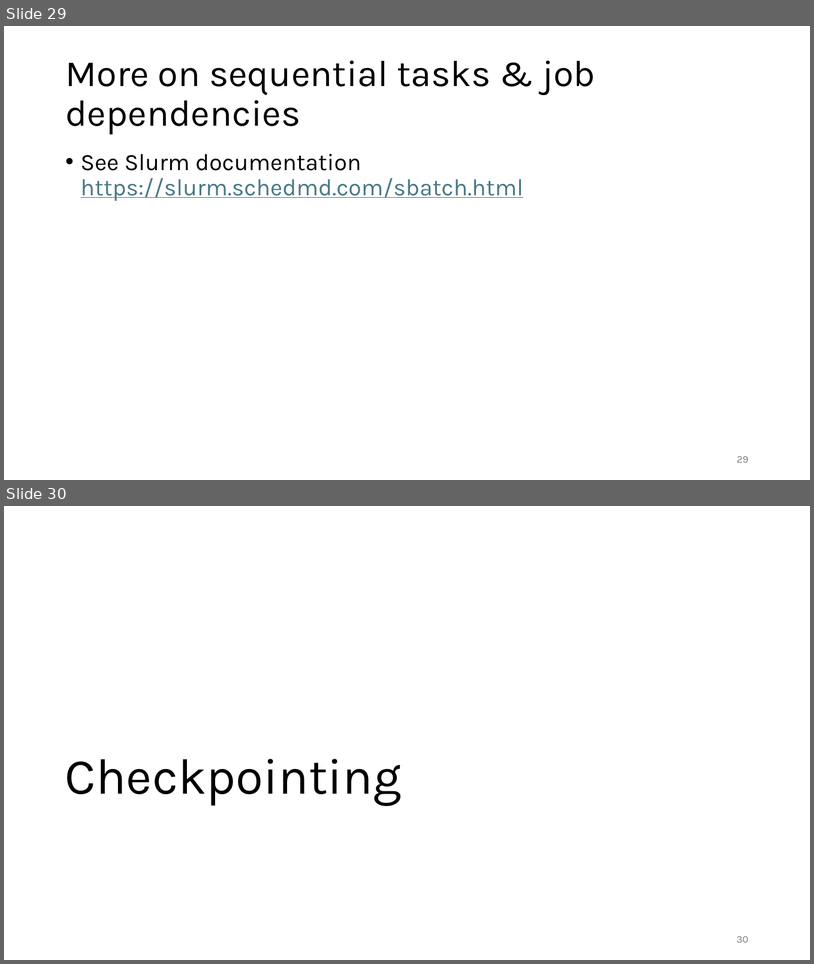
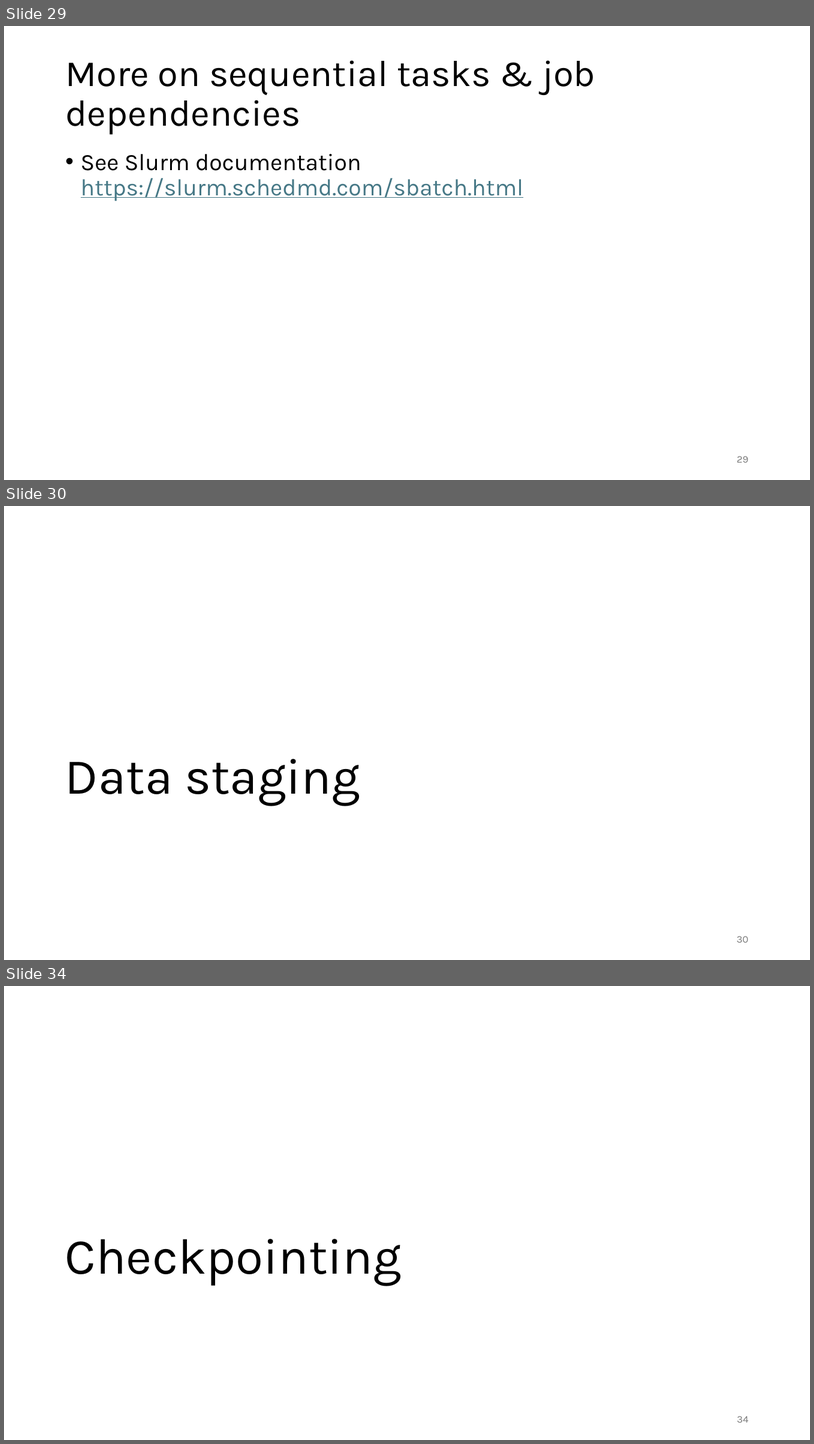
Before and after one commit to gjbex/Workflows-for-HPC, a slide deck: workflow_for_HPC.pptx. Shown one above the other, each under a label of ours: slides 29 and 30 before the commit, slides 29, 30 and 34 after it; the slides between them are not shown. The pictures are 814x964 and 814x1444 pixels, drawn with LibreOffice and Linux fonts; fonts in the diff are those of the drawing. Boxes give left, top, right and bottom in pixels: in the first picture for what was removed or moved away, otherwise in the second. Text is boxed around its words. In the diff, an @@ line names an element or a change of style, - is before the commit and + after.

Commit message:
Add section on data staging

```diff
--- a/workflow_for_HPC.pptx
+++ b/workflow_for_HPC.pptx
@@ slide 30 added at <box>4,506,810,960</box>, background #FFFFFF @@
@@ title added at <box>65,759,360,805</box>, 60 pt, text #000000 @@
+Data staging
@@ page number added at <box>737,936,749,942</box>, 12 pt, text #797979 @@
+30
@@ what was slide 30 is now slide 34 @@
@@ page number at <box>737,1416,749,1422</box>: text changed @@
-30
+34
```
Also in this commit, not shown: 4 slides changed, 3 other slides added.
